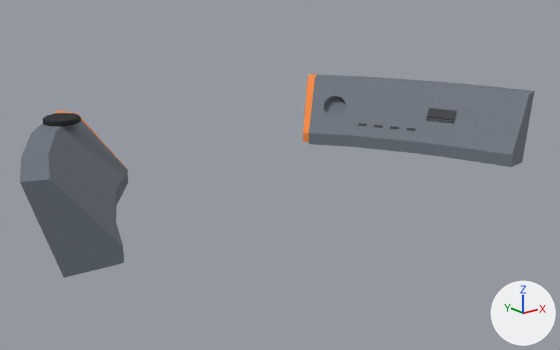
A saved change to the glTF model assets/models/stations/pilot_station/pilot_station_strip.glb.
Rendered twice from a 50 mm camera at (-2.04, -2.41, 1.52) aimed at (0.03, 0.17, 0.49). Arrows for +X, +Y and +Z are at lower right; the lights stay in place. The picture after the commit comes second. Vertices at exactly the same position are counted once.

Before the edit, the objects in view are built like this:
```python
me_pilotstrip = bpy.data.meshes.new('PilotStrip')
me_pilotstrip.from_pydata(...)  # 333 vertices, 637 faces; spans x -1.23..1.28, y -0.36..0.78, z 0.44..0.8
# faces by material slot: [32, 193, 320, 92]
me_pilotstrip.materials.append(mat_control_interface)  # orange #ff9040
me_pilotstrip.materials.append(mat_interior_panel)  # grey #6e7681
me_pilotstrip.materials.append(mat_interior_dark)  # dark grey #3b3e43
me_pilotstrip.materials.append(mat_trim_black)  # black #1b1c20
ob_pilotstrip = bpy.data.objects.new('PilotStrip', me_pilotstrip)
ob_pilotstrip.location = (0.0, 0.0, 0.0)
```
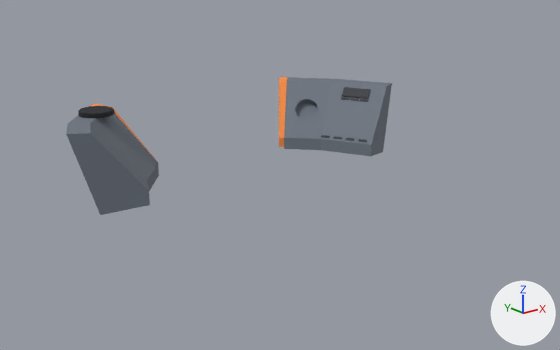
Edits to the scene script, one JSON object a line:
```json
{"block": "me_pilotstrip", "where": "# used by ob_pilotstrip; location = (0.0, 0.0, 0.0)"}
{"op": "remove", "block": "me_pilotstrip", "code": "me_pilotstrip.from_pydata(...)  # 333 vertices, 637 faces; spans x -1.23..1.28, y -0.36..0.78, z 0.44..0.8"}
{"op": "add", "block": "me_pilotstrip", "code": "me_pilotstrip.from_pydata(...)  # 318 vertices, 598 faces; spans x -0.87..0.88, y 0.18..0.81, z 0.44..0.8"}
{"block": "me_pilotstrip", "change": "me_pilotstrip part 1: the loose piece of 24 vertices spanning x 0.71..0.73, y 0.34..0.38, z 0.57..0.58 is moved by (-0.21, 0.05, -0.04)"}
{"block": "me_pilotstrip", "change": "me_pilotstrip part 2: the loose piece of 24 vertices spanning x 0.75..0.78, y 0.26..0.31, z 0.57..0.58 is moved by (-0.22, 0.06, -0.04)"}
{"block": "me_pilotstrip", "change": "me_pilotstrip part 3: the loose piece of 24 vertices spanning x 0.79..0.82, y 0.19..0.23, z 0.57..0.58 is moved by (-0.23, 0.08, -0.04)"}
{"block": "me_pilotstrip", "change": "me_pilotstrip part 4: the loose piece of 24 vertices spanning x 0.83..0.86, y 0.12..0.16, z 0.57..0.58 is moved by (-0.24, 0.09, -0.04)"}
{"block": "me_pilotstrip", "change": "me_pilotstrip part 5: the loose piece of 24 vertices spanning x 0.9..0.93, y 0.06..0.1, z 0.62..0.63 is moved by (-0.26, 0.35, 0.08)"}
{"block": "me_pilotstrip", "change": "me_pilotstrip part 6: the loose piece of 24 vertices spanning x 0.92..0.95, y 0.01..0.06, z 0.62..0.63 is moved by (-0.25, 0.35, 0.08)"}
{"block": "me_pilotstrip", "change": "me_pilotstrip part 7: the loose piece of 24 vertices spanning x 0.94..0.97, y -0.03..0.01, z 0.62..0.63 is moved by (-0.25, 0.35, 0.08)"}
{"block": "me_pilotstrip", "change": "me_pilotstrip part 8: a new loose piece of 71 vertices spanning x 0.35..0.88, y 0.18..0.81, z 0.44..0.78"}
{"block": "me_pilotstrip", "change": "me_pilotstrip part 9: a new loose piece of 48 vertices spanning x -0.7..-0.55, y 0.53..0.68, z 0.78..0.8, in mat_trim_black (black #1b1c20)"}
{"block": "me_pilotstrip", "change": "me_pilotstrip part 10: a new loose piece of 23 vertices spanning x -0.87..-0.35, y 0.24..0.81, z 0.44..0.78"}
{"block": "me_pilotstrip", "change": "me_pilotstrip part 11: the loose piece of 48 vertices spanning x -0.87..-0.72, y 0.49..0.64, z 0.78..0.8 is deleted"}
{"block": "me_pilotstrip", "change": "me_pilotstrip part 12: the loose piece of 8 vertices spanning x 0.91..1.0, y -0.03..0.11, z 0.63..0.68 is deleted"}
{"block": "me_pilotstrip", "change": "me_pilotstrip part 13"}
{"block": "me_pilotstrip", "change": "28 vertices are removed from x -1.23..-0.51, y -0.22..0.78, z 0.44..0.78"}
{"block": "me_pilotstrip", "change": "58 faces are deleted"}
{"block": "me_pilotstrip", "change": "me_pilotstrip part 14"}
{"block": "me_pilotstrip", "change": "81 vertices are removed from x 0.51..1.28, y -0.36..0.78, z 0.44..0.78"}
{"block": "me_pilotstrip", "change": "167 faces are deleted"}
{"block": "me_pilotstrip", "change": "8 vertices are added at x 0.65..0.75, y 0.32..0.46, z 0.72..0.76"}
{"block": "me_pilotstrip", "change": "12 new faces join them, mat_interior_dark (dark grey #3b3e43)"}
```

Pixel boxes (x1, y1, x2, y2) of what changed, in the pictures (560 x 350 px; the box of a moved part takes in the faces that stretch with it):
```json
{"object": "PilotStrip", "change": "reshaped", "before": [20, 74, 534, 278], "after": [66, 77, 392, 215], "on screen": "37% narrower, 32% shorter"}
{"part": 1, "of": "me_pilotstrip", "change": "moved or reshaped", "before": [358, 123, 367, 126], "after": [321, 135, 330, 138]}
{"part": 2, "of": "me_pilotstrip", "change": "moved or reshaped", "before": [374, 125, 383, 128], "after": [333, 136, 342, 140]}
{"part": 3, "of": "me_pilotstrip", "change": "moved or reshaped", "before": [390, 126, 399, 129], "after": [346, 138, 354, 141]}
{"part": 4, "of": "me_pilotstrip", "change": "moved or reshaped", "before": [406, 128, 415, 131], "after": [358, 139, 367, 142]}
{"part": 5, "of": "me_pilotstrip", "change": "moved or reshaped", "before": [426, 118, 435, 121], "after": [341, 97, 350, 100]}
{"part": 6, "of": "me_pilotstrip", "change": "moved or reshaped", "before": [436, 119, 445, 123], "after": [350, 98, 359, 101]}
{"part": 7, "of": "me_pilotstrip", "change": "moved or reshaped", "before": [445, 120, 455, 124], "after": [360, 99, 368, 102]}
{"part": 8, "of": "me_pilotstrip", "change": "added", "after": [279, 77, 392, 156]}
{"part": 9, "of": "me_pilotstrip", "change": "added", "after": [78, 106, 115, 118]}
{"part": 10, "of": "me_pilotstrip", "change": "added", "after": [66, 104, 159, 215]}
{"part": 11, "of": "me_pilotstrip", "change": "deleted", "before": [43, 113, 81, 126], "on screen": "black"}
{"part": 12, "of": "me_pilotstrip", "change": "deleted", "before": [427, 108, 457, 120]}
{"part": 13, "of": "me_pilotstrip", "change": "deleted", "before": [20, 111, 128, 278]}
{"part": 14, "of": "me_pilotstrip", "change": "reshaped", "before": [303, 74, 534, 167], "after": [342, 87, 370, 99]}
```
